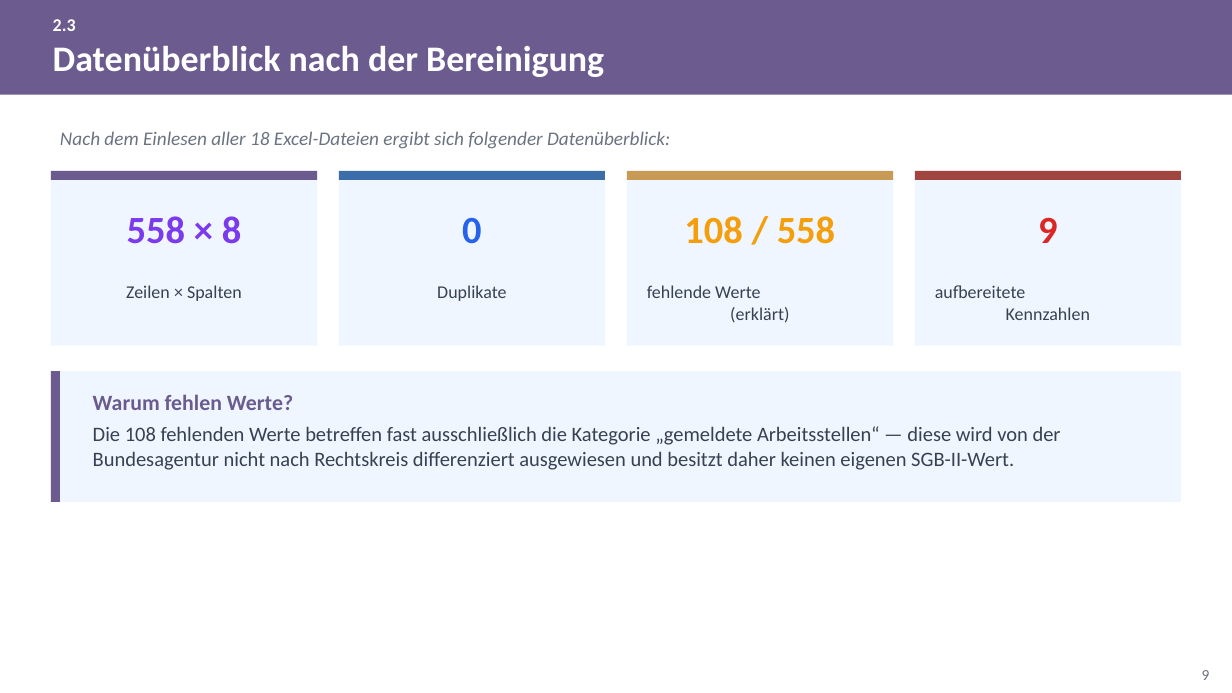
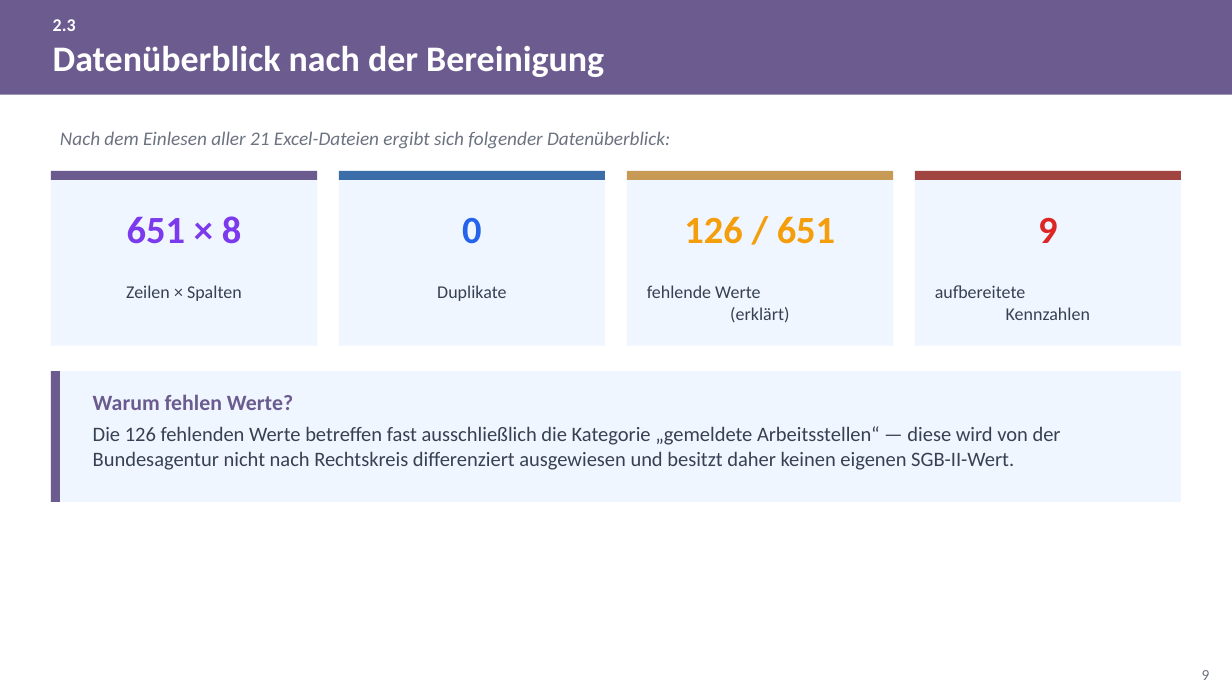
Before and after one commit to eufunk/arbeitsmarkt-regensburg, a slide deck: slide 9 of Docs/Projektpraesentation.pptx. Drawn at 1232x693 pixels with LibreOffice and Linux fonts; fonts in the diff are those of the drawing. Boxes give left, top, right and bottom in pixels: in the first picture for what was removed or moved away, otherwise in the second. Text is boxed around its words. In the diff, an @@ line names an element or a change of style, - is before the commit and + after.

```diff
--- a/Docs/Projektpraesentation.pptx
+++ b/Docs/Projektpraesentation.pptx
@@ text at <box>60,131,670,149</box>: text changed @@
-Nach dem Einlesen aller 18 Excel-Dateien ergibt sich folgender Datenüberblick:
+Nach dem Einlesen aller 21 Excel-Dateien ergibt sich folgender Datenüberblick:
@@ text at <box>127,216,241,244</box>: text changed @@
-558 × 8
+651 × 8
@@ text at <box>684,216,835,244</box>: text changed @@
-108 / 558
+126 / 651
@@ text at <box>93,426,1061,470</box>: text changed @@
-Die 108 fehlenden Werte betreffen fast ausschließlich die Kategorie „gemeldete Arbeitsstellen“ — diese wird von der Bundesagentur nicht nach Rechtskreis differenziert ausgewiesen und besitzt daher keinen eigenen SGB-II-Wert.
+Die 126 fehlenden Werte betreffen fast ausschließlich die Kategorie „gemeldete Arbeitsstellen“ — diese wird von der Bundesagentur nicht nach Rechtskreis differenziert ausgewiesen und besitzt daher keinen eigenen SGB-II-Wert.
```
Also in this commit, not shown: 59 other slides changed, 1 slide added, 1 other file.
